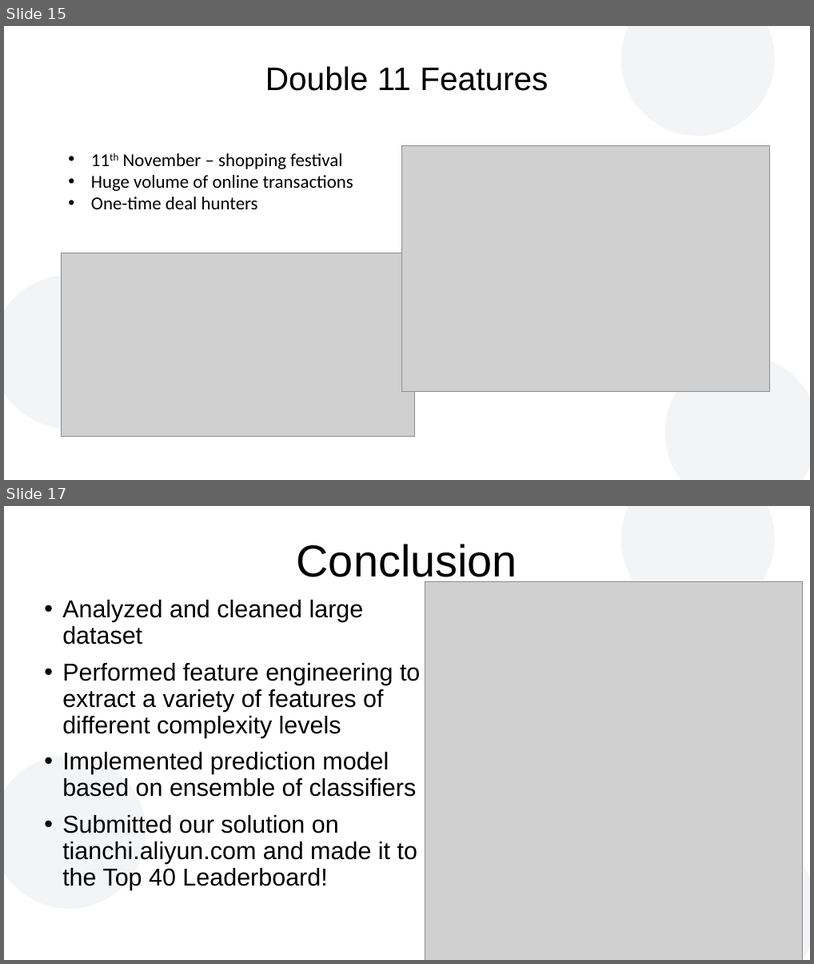
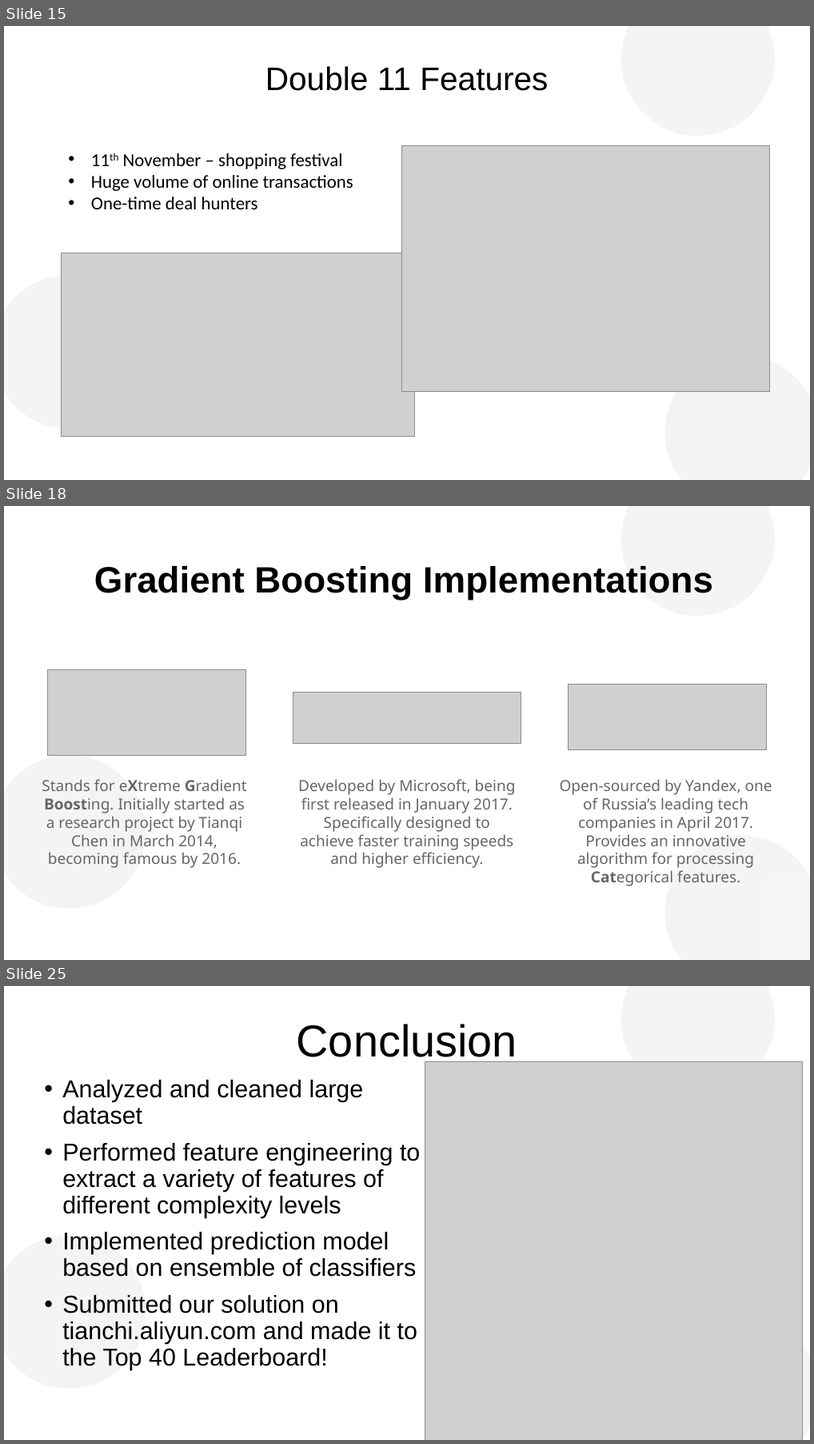
Before and after one commit to atfortes/Repeat-Buyers-Prediction, a slide deck: final_presentation.pptx. Shown one above the other, each under a label of ours: slides 15 and 17 before the commit, slides 15, 18 and 25 after it; the slides between them are not shown. The pictures are 814x964 and 814x1444 pixels, drawn with LibreOffice and Linux fonts; fonts in the diff are those of the drawing; grey boxes stand for pictures; background and template pictures are left out. Boxes give left, top, right and bottom in pixels: in the first picture for what was removed or moved away, otherwise in the second. Text is boxed around its words. In the diff, an @@ line names an element or a change of style, - is before the commit and + after.

```diff
--- a/final_presentation.pptx
+++ b/final_presentation.pptx
@@ slide 18 added at (x1=4, y1=506, x2=810, y2=960), background #FFFFFF; not listed: 3 template elements that a slide beside it also shows @@
@@ rectangle added at (x1=4, y1=506, x2=94, y2=604), fill #FFFFFF, outline #FFFFFF 2 pt @@
@@ text added at (x1=94, y1=566, x2=714, y2=600), 36 pt, text #000000, bold @@
+Gradient Boosting Implementations
@@ picture added at (x1=47, y1=670, x2=246, y2=755) @@
@@ picture added at (x1=294, y1=692, x2=522, y2=744) @@
@@ picture added at (x1=569, y1=684, x2=768, y2=749) @@
@@ text added at (x1=42, y1=779, x2=247, y2=868), 15 pt, text #666666 @@
+Stands for eXtreme Gradient Boosting. Initially started as a research project by Tianqi Chen in March 2014, becoming famous by 2016.
@@ text added at (x1=298, y1=779, x2=516, y2=868), 15 pt, text #666666 @@
+Developed by Microsoft, being first released in January 2017. Specifically designed to achieve faster training speeds and higher efficiency.
@@ text added at (x1=560, y1=779, x2=773, y2=886), 15 pt, text #666666 @@
+Open-sourced by Yandex, one of Russia’s leading tech companies in April 2017. Provides an innovative algorithm for processing Categorical features.
@@ rectangle added at (x1=766, y1=878, x2=810, y2=960), fill #F3F5F7, outline #F3F5F7 2 pt @@
@@ what was slide 17 is now slide 25 @@
```
Also in this commit, not shown: 7 other slides added.
